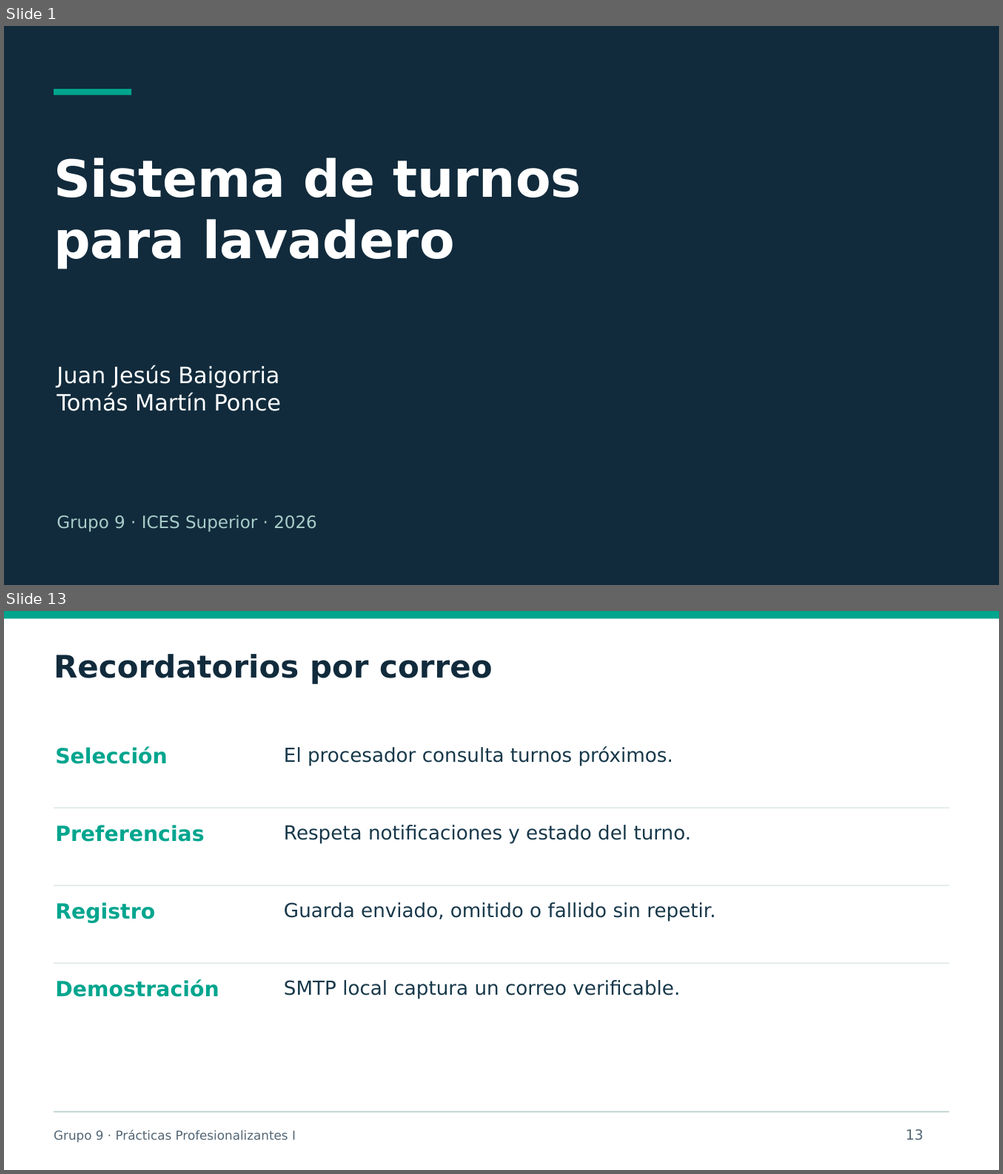
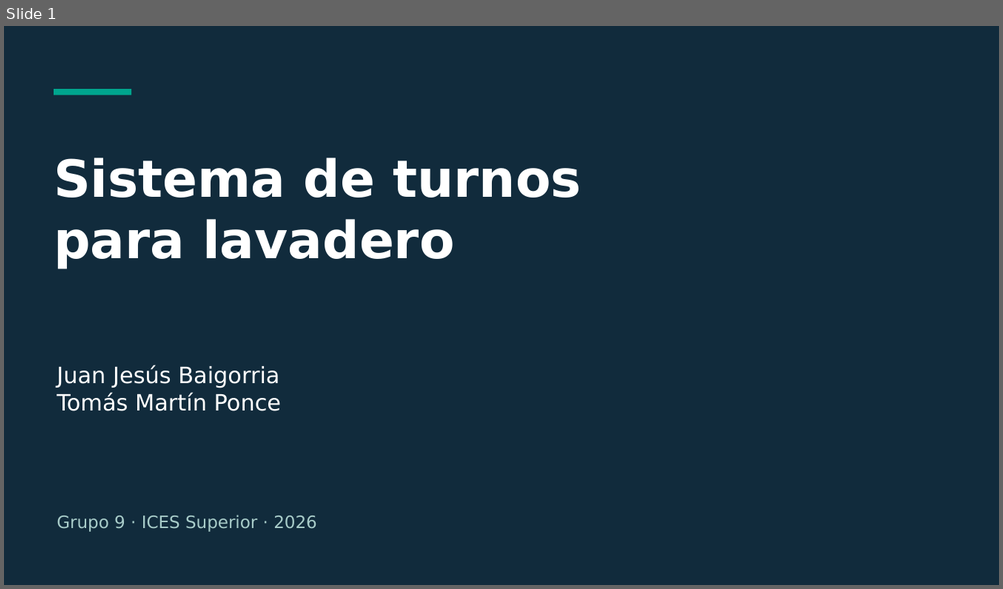
Before and after one commit to PracticasProfesionalizantes-I-2026/Grupo-9-TurnosLavadero, a slide deck: Documentos/Presentacion/TurnosLavadero-Grupo9.pptx. Shown one above the other, each under a label of ours: slides 1 and 13 before the commit, slide 1 after it; the slides between them are not shown. The pictures are 1003x1174 and 1003x589 pixels, drawn with LibreOffice and Linux fonts; fonts in the diff are those of the drawing. Boxes give left, top, right and bottom in pixels: in the first picture for what was removed or moved away, otherwise in the second. Text is boxed around its words. In the diff, an @@ line names an element or a change of style, - is before the commit and + after.

```diff
--- a/Documentos/Presentacion/TurnosLavadero-Grupo9.pptx
+++ b/Documentos/Presentacion/TurnosLavadero-Grupo9.pptx
@@ slide 13 removed at bbox=[4, 611, 999, 1170], background #FFFFFF @@
@@ rectangle removed at bbox=[4, 611, 999, 618] @@
@@ text removed at bbox=[54, 654, 492, 684] @@
-Recordatorios por correo
@@ text removed at bbox=[55, 747, 168, 764] @@
-Selección
@@ text removed at bbox=[284, 746, 673, 766] @@
-El procesador consulta turnos próximos.
@@ rectangle removed at bbox=[54, 808, 949, 809] @@
@@ text removed at bbox=[55, 825, 204, 842] @@
-Preferencias
@@ text removed at bbox=[284, 825, 691, 843] @@
-Respeta notificaciones y estado del turno.
@@ rectangle removed at bbox=[54, 886, 949, 886] @@
@@ text removed at bbox=[55, 903, 155, 923] @@
-Registro
@@ text removed at bbox=[284, 903, 715, 921] @@
-Guarda enviado, omitido o fallido sin repetir.
@@ rectangle removed at bbox=[54, 963, 949, 964] @@
@@ text removed at bbox=[55, 980, 219, 997] @@
-Demostración
@@ text removed at bbox=[284, 980, 680, 999] @@
-SMTP local captura un correo verificable.
@@ rectangle removed at bbox=[54, 1112, 949, 1113] @@
@@ text removed at bbox=[54, 1130, 296, 1143] @@
-Grupo 9 · Prácticas Profesionalizantes I
@@ text removed at bbox=[905, 1130, 923, 1141] @@
-13
```
Also in this commit, not shown: 8 slides changed, 9 slides added, 5 other slides removed, 44 other files.
